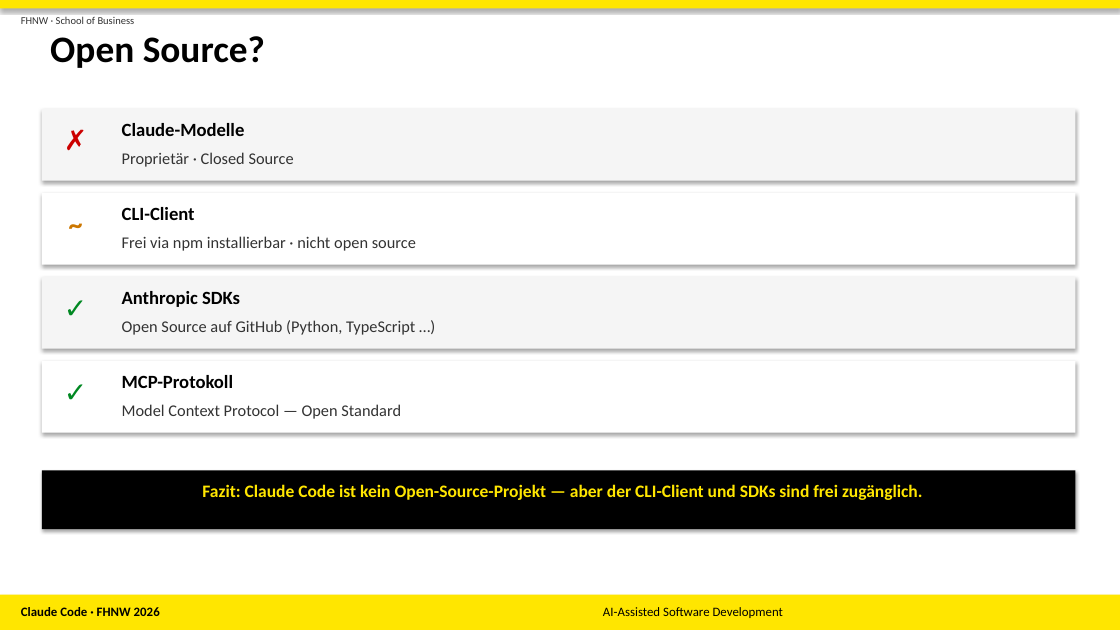
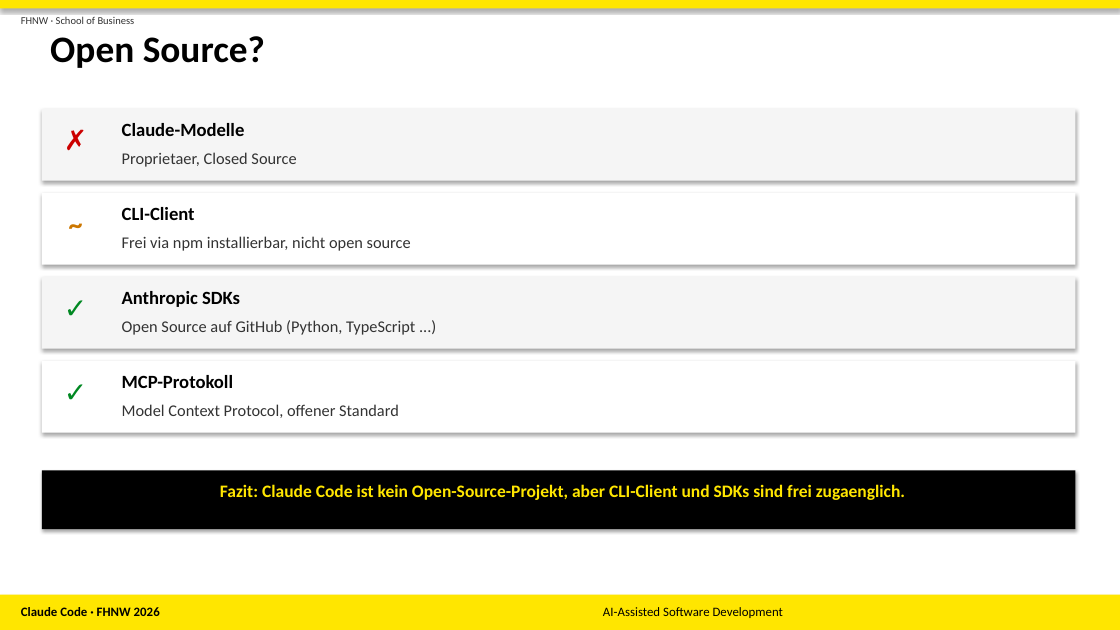
Before and after one commit to SheylaSam/AIASD, a slide deck: slide 6 of Claude_Code_Pitch.pptx. Drawn at 1120x630 pixels with LibreOffice and Linux fonts; fonts in the diff are those of the drawing. Boxes give left, top, right and bottom in pixels: in the first picture for what was removed or moved away, otherwise in the second. Text is boxed around its words. In the diff, an @@ line names an element or a change of style, - is before the commit and + after.

```diff
--- a/Claude_Code_Pitch.pptx
+++ b/Claude_Code_Pitch.pptx
@@ text at box(122, 152, 296, 167): text changed @@
-Proprietär · Closed Source
+Proprietaer, Closed Source
@@ text at box(122, 236, 411, 251): text changed @@
-Frei via npm installierbar · nicht open source
+Frei via npm installierbar, nicht open source
@@ text at box(122, 404, 399, 418): text changed @@
-Model Context Protocol — Open Standard
+Model Context Protocol, offener Standard
@@ text at box(220, 484, 905, 500): text changed @@
-Fazit: Claude Code ist kein Open-Source-Projekt — aber der CLI-Client und SDKs sind frei zugänglich.
+Fazit: Claude Code ist kein Open-Source-Projekt, aber CLI-Client und SDKs sind frei zugaenglich.
```
Also in this commit, not shown: 6 other slides changed.
